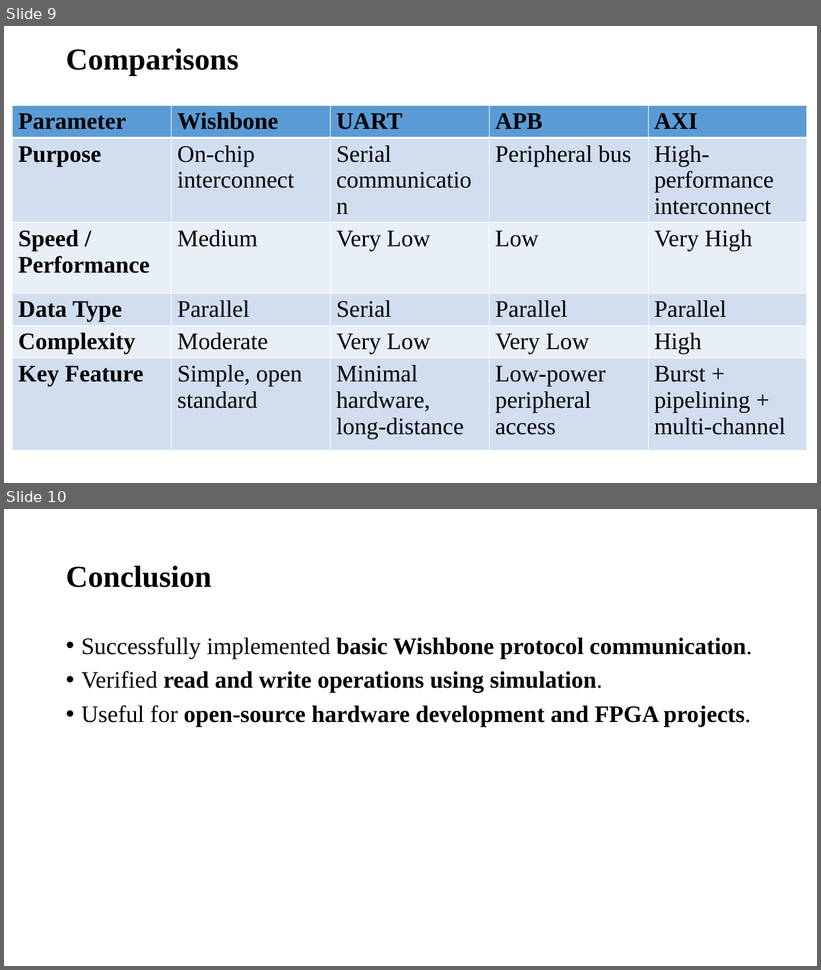
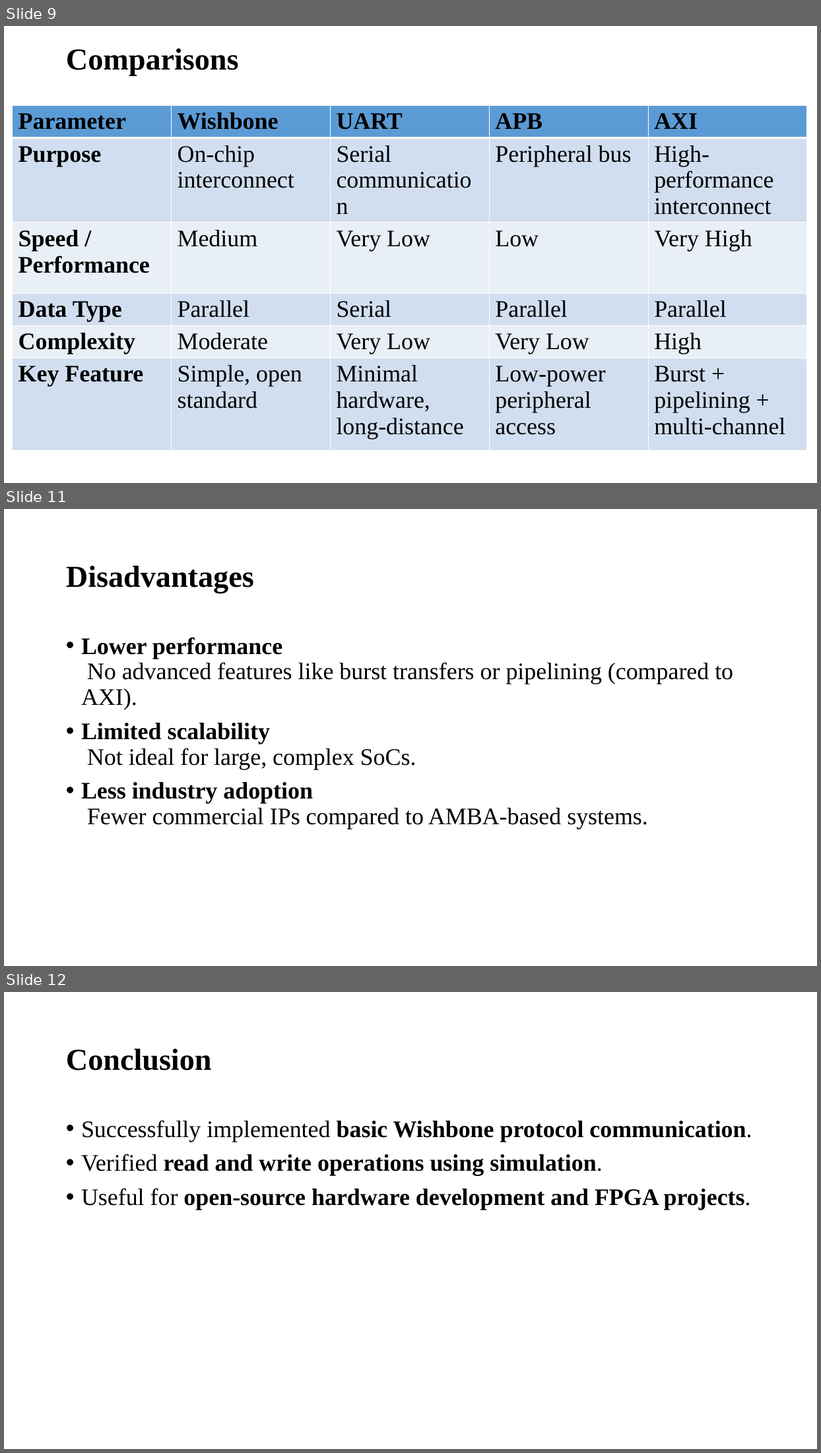
Before and after one commit to Bolol4002/wishbone_protocol, a slide deck: intern_wishbone.pptx. Shown one above the other, each under a label of ours: slides 9 and 10 before the commit, slides 9, 11 and 12 after it; the slides between them are not shown. The pictures are 821x970 and 821x1453 pixels, drawn with LibreOffice and Linux fonts; fonts in the diff are those of the drawing. Boxes give left, top, right and bottom in pixels: in the first picture for what was removed or moved away, otherwise in the second. Text is boxed around its words. In the diff, an @@ line names an element or a change of style, - is before the commit and + after.

```diff
--- a/intern_wishbone.pptx
+++ b/intern_wishbone.pptx
@@ slide 11 added at [4,509,817,966], background #FFFFFF @@
@@ title added at [66,566,254,593], 36 pt, text #000000, bold @@
+Disadvantages
@@ text added at [81,637,733,830], 28 pt, text #000000 @@
+• Lower performance
+  No advanced features like burst transfers or pipelining (compared to AXI).
+• Limited scalability
+  Not ideal for large, complex SoCs.
+• Less industry adoption
+  Fewer commercial IPs compared to AMBA-based systems.
@@ what was slide 10 is now slide 12 @@
```
Also in this commit, not shown: 1 other slide added, 2 other files.
